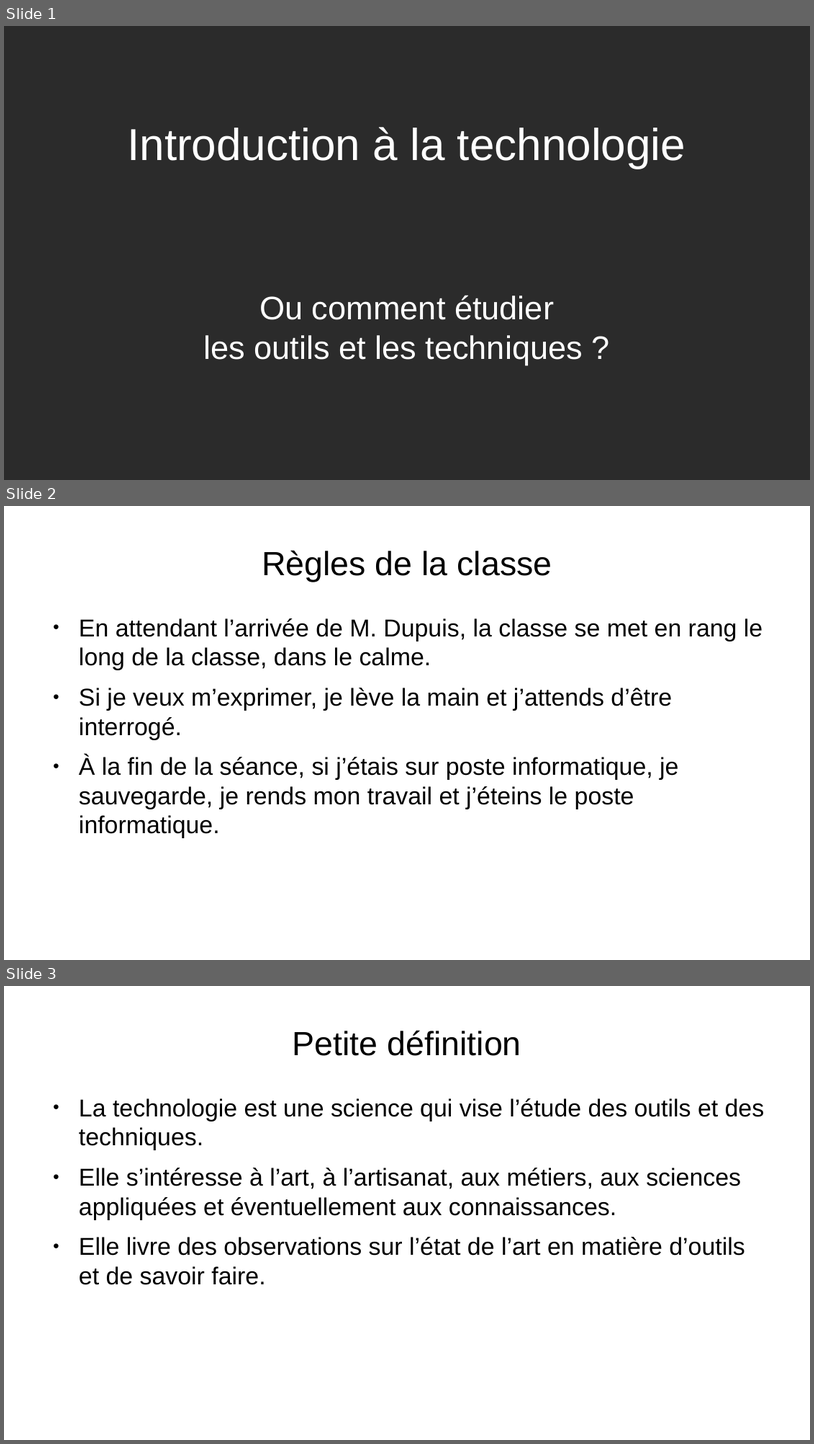
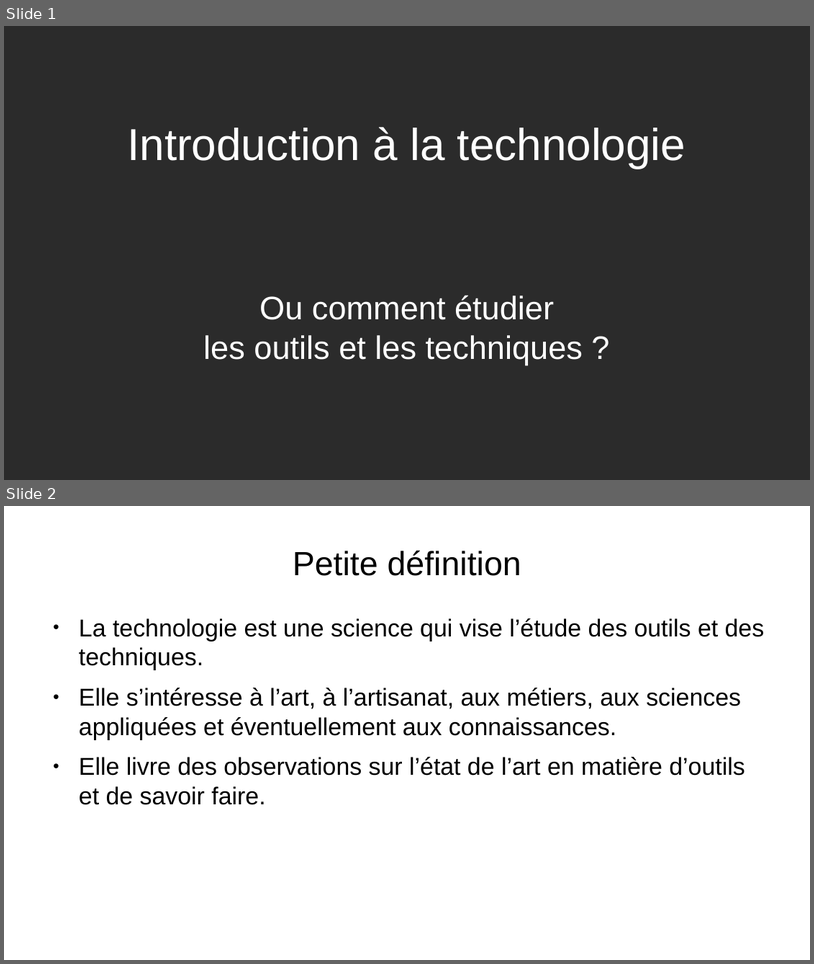
Before and after one commit to Merliin42/Cours-Techno, a slide deck: Introduction/Introduction.odp. Shown one above the other, each under a label of ours: slides 1, 2 and 3 before the commit, slides 1 and 2 after it. The pictures are 814x1444 and 814x964 pixels, drawn with LibreOffice and Linux fonts; fonts in the diff are those of the drawing; background and template pictures are left out; a plain dark background stands for a picture behind light text. Boxes give left, top, right and bottom in pixels: in the first picture for what was removed or moved away, otherwise in the second. Text is boxed around its words. In the diff, an @@ line names an element or a change of style, - is before the commit and + after.

```diff
--- a/Introduction/Introduction.odp
+++ b/Introduction/Introduction.odp
@@ slide 2 removed at [4, 506, 810, 960], background picture (left out) @@
@@ title removed at [262, 550, 553, 582] @@
-Règles de la classe
@@ text removed at [79, 618, 763, 838] @@
-● En attendant l’arrivée de M. Dupuis, la classe se met en rang le long de la classe, dans le calme.
-● Si je veux m’exprimer, je lève la main et j’attends d’être interrogé.
-● À la fin de la séance, si j’étais sur poste informatique, je sauvegarde, je rends mon travail et j’éteins le poste informatique.
@@ what was slide 3 is now slide 2 @@
```
Also in this commit, not shown: 2 slides changed.
